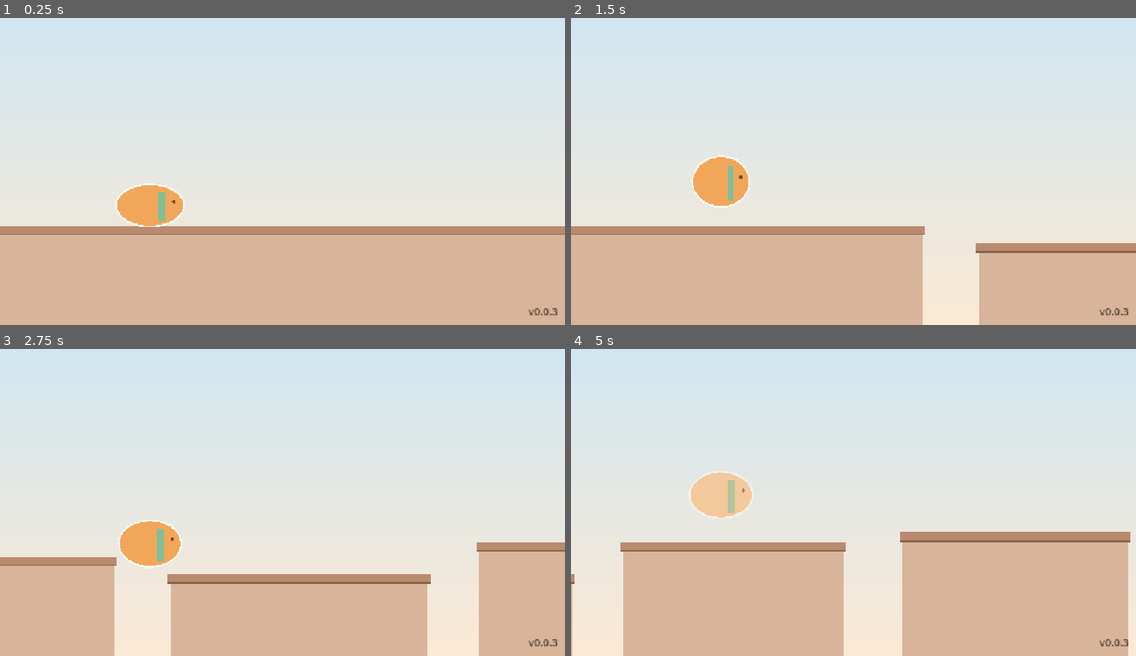
Above: before the commit, frames 1-4 (two rows, left to right).
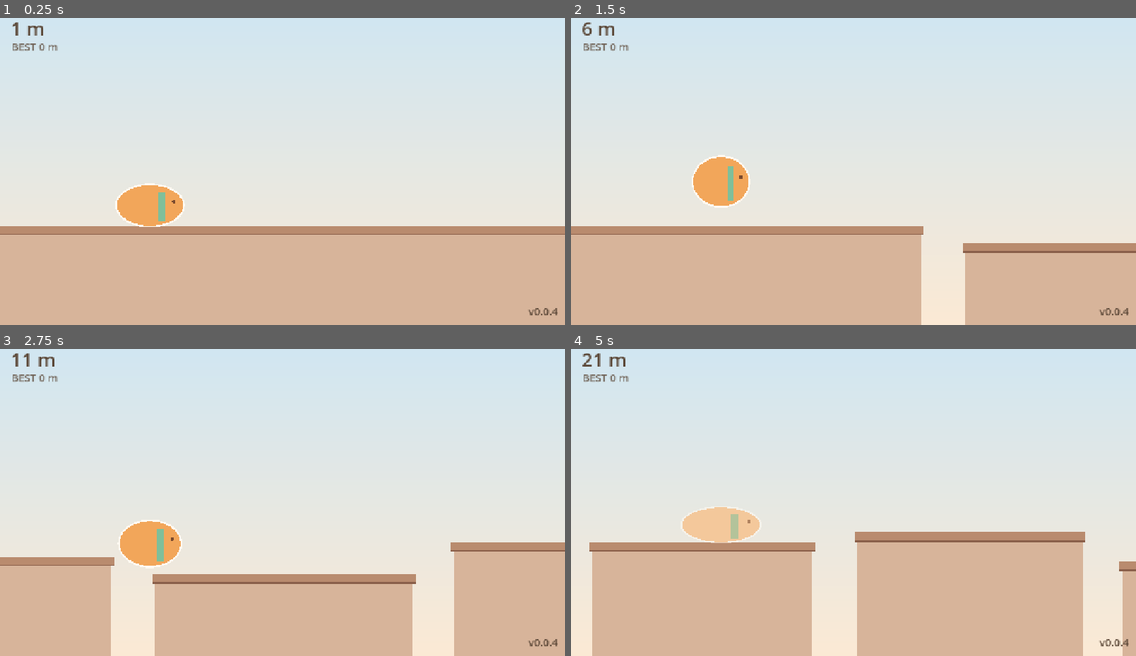
Above: after the commit, the same moments.

Repository: jaehyo-dev/rooftop-cat
Game: Godot game, scene res://scenes/main.tscn
The game is run twice, just before and just after one commit, with the same random seed, the same clock (stepped at 60 frames per second) and the same inputs.
Inputs (mouse positions are in pixels of both pictures, inside the frame that each line leads up to):
- Up to frame 1 (0.25 s): no input
- Up to frame 2 (1.5 s): move the mouse to (977, 150) at 0.52 s; click (977, 150) at 0.67 s; tap Space at 0.77 s; move the mouse to (740, 180) at 1.27 s; click (740, 180) at 1.42 s
- Up to frame 3 (2.75 s): tap Space at 1.52 s; move the mouse to (339, 428) at 2.02 s; click (339, 428) at 2.17 s
- Up to frame 4 (5 s): move the mouse to (825, 560) at 2.77 s; click (825, 560) at 2.92 s; tap Space at 3.02, 3.77, 4.52 s; move the mouse to (1023, 545) at 3.52 s; click (1023, 545) at 3.67 s; move the mouse to (684, 450) at 4.27 s; click (684, 450) at 4.42 s

The runs differ from the first frame. In frame 1, 0.2% of the frame differs, in the area x 2-99%, y 1-98%; in frame 2, 1.0%; in frame 3, 3.5%; in frame 4, 13%, in the area x 0-100%, y 1-100%.

Commit message:
v0.0.4: 떨어지면 게임 끝, 거리 점수, 최고 기록, 점점 빨라짐, 밸런스 봇
Co-Authored-By: Claude Opus 5.5 <noreply@anthropic.com>

Diff:
--- a/project.godot
+++ b/project.godot
@@ -7,7 +7,7 @@
 
 config/name="지붕 위의 고냥이"
 config/description="귀여운 고양이가 도시 옥상을 자동으로 달리며 누르는 시간만큼 점프하는 모바일 무한 달리기 게임"
-config/version="0.0.3"
+config/version="0.0.4"
 run/main_scene="res://scenes/main.tscn"
 config/features=PackedStringArray("4.7", "GL Compatibility")
 boot_splash/bg_color=Color(1, 0.965, 0.91, 1)
--- a/scenes/main.tscn
+++ b/scenes/main.tscn
@@ -31,3 +31,48 @@
 theme_override_colors/font_color = Color(0.353, 0.275, 0.212, 1)
 theme_override_font_sizes/font_size = 24
 horizontal_alignment = 2
+
+[node name="DistanceLabel" type="Label" parent="."]
+layout_mode = 0
+offset_left = 24.0
+offset_top = 16.0
+offset_right = 424.0
+offset_bottom = 72.0
+theme_override_colors/font_color = Color(0.353, 0.275, 0.212, 1)
+theme_override_font_sizes/font_size = 44
+text = "0 m"
+
+[node name="BestLabel" type="Label" parent="."]
+layout_mode = 0
+offset_left = 26.0
+offset_top = 72.0
+offset_right = 426.0
+offset_bottom = 104.0
+theme_override_colors/font_color = Color(0.353, 0.275, 0.212, 0.8)
+theme_override_font_sizes/font_size = 24
+text = "BEST 0 m"
+
+[node name="GameOver" type="ColorRect" parent="."]
+visible = false
+layout_mode = 1
+anchors_preset = 15
+anchor_right = 1.0
+anchor_bottom = 1.0
+grow_horizontal = 2
+grow_vertical = 2
+mouse_filter = 2
+color = Color(0.243, 0.169, 0.122, 0.45)
+
+[node name="Label" type="Label" parent="GameOver"]
+layout_mode = 1
+anchors_preset = 15
+anchor_right = 1.0
+anchor_bottom = 1.0
+grow_horizontal = 2
+grow_vertical = 2
+theme_override_colors/font_color = Color(1, 0.98, 0.95, 1)
+theme_override_colors/font_outline_color = Color(0.353, 0.275, 0.212, 1)
+theme_override_constants/outline_size = 10
+theme_override_font_sizes/font_size = 40
+horizontal_alignment = 1
+vertical_alignment = 1
--- a/scripts/balance.gd
+++ b/scripts/balance.gd
@@ -14,7 +14,15 @@
 const CAT_SCREEN_X := 340.0
 
 # --- 달리기 ---
-const RUN_SPEED := 430.0  # 초당 픽셀. 1단계는 일정 (빨라지는 건 2단계)
+const RUN_SPEED := 430.0  # 처음 속도 (초당 픽셀)
+## 시간이 갈수록 빨라짐: 속도 = RUN_SPEED + SPEED_GAIN x 지난 시간(초), 최대 SPEED_MAX
+const SPEED_GAIN := 1.5
+const SPEED_MAX := 950.0
+
+# --- 점수 ---
+const PX_PER_METER := 100.0  # 거리 점수: 100픽셀 = 1미터
+## 게임 끝 뒤 이 시간이 지나야 다시 시작 (떨어지며 누르던 손가락으로 바로 다시 시작되지 않게)
+const RESTART_DELAY := 0.8
 
 # --- 점프: 누르는 시간만큼 높이 ---
 ## 누르고 있는 동안(최대 JUMP_MAX_HOLD) 같은 속도로 올라가고, 떼면 중력으로 떨어진다.
@@ -36,12 +44,14 @@
 const ROOF_TOP_STEP := 110.0       # 옆 옥상과의 높이 차 최대
 const ROOF_GAP_MIN := 70.0
 ## 최대 점프로 닿을 수 있는 거리에 곱하는 여유. 1보다 작을수록 쉬움
+## 처음 속도에서는 ROOF_GAP_SAFETY_START, 최대 속도로 갈수록 ROOF_GAP_SAFETY까지 넓어진다 (처음은 쉽게)
+const ROOF_GAP_SAFETY_START := 0.5
 const ROOF_GAP_SAFETY := 0.8
 ## 옥상을 미리 만들어 두는 거리 (고양이 앞쪽)
 const ROOF_LOOKAHEAD := 2200.0
 
-# --- 떨어짐 (1단계: 다음 옥상에서 다시 시작. 게임 끝은 2단계) ---
-const FALL_LIMIT := -160.0  # 이 높이보다 아래로 떨어지면 떨어진 것으로 본다
+# --- 떨어짐 → 게임 끝 ---
+const FALL_LIMIT := -160.0  # 이 높이(화면 아래 밖)보다 아래로 떨어지면 게임 끝
 
 # --- 부딪힘 → 투명화 ---
 ## 높은 옥상 벽에 부딪히면 이 시간 동안 깜빡이며 투명해지고, 벽을 통과해 그 옥상 위로 떠오른다
--- /dev/null
+++ b/scripts/logic/best_record.gd
@@ -0,0 +1,31 @@
+class_name BestRecord
+## 최고 기록(거리, 미터)을 기기에 저장하고 불러온다.
+## 웹에서는 user://가 브라우저 저장소(IndexedDB)에 저장된다.
+## 저장 파일이 없거나 깨졌으면 0으로 본다.
+
+const DEFAULT_PATH := "user://save.cfg"
+## 저장 형식 번호. 나중에 저장 내용이 바뀌면 올려서 이전 파일을 옮겨 읽는다
+const SAVE_VERSION := 1
+
+
+static func load_best(path: String = DEFAULT_PATH) -> int:
+	var file := ConfigFile.new()
+	if file.load(path) != OK:
+		return 0
+	var value: Variant = file.get_value("record", "best_distance", 0)
+	if typeof(value) != TYPE_INT or value < 0:
+		return 0
+	return value
+
+
+## 이번 기록이 최고 기록보다 높으면 저장한다. 새 최고 기록이면 true
+static func submit(meters: int, path: String = DEFAULT_PATH) -> bool:
+	if meters <= load_best(path):
+		return false
+	var file := ConfigFile.new()
+	file.load(path)  # 다른 값이 생겨도 지우지 않게 있던 내용을 먼저 읽는다 (없으면 빈 파일)
+	file.set_value("save", "version", SAVE_VERSION)
+	file.set_value("record", "best_distance", meters)
+	if file.save(path) != OK:
+		push_warning("최고 기록을 저장하지 못했습니다: " + path)
+	return true
--- a/scripts/logic/roof_generator.gd
+++ b/scripts/logic/roof_generator.gd
@@ -34,4 +34,10 @@
 
 ## 높이 차 rise일 때 허용하는 최대 간격 (최대 점프 거리 x 여유, 최소 간격보다 작아지지 않음)
 static func max_gap(speed: float, rise: float) -> float:
-	return maxf(Balance.ROOF_GAP_MIN, JumpModel.max_reach(speed, rise) * Balance.ROOF_GAP_SAFETY)
+	return maxf(Balance.ROOF_GAP_MIN, JumpModel.max_reach(speed, rise) * gap_safety(speed))
+
+
+## 속도에 따른 간격 여유: 처음 속도에서 ROOF_GAP_SAFETY_START, 최대 속도에서 ROOF_GAP_SAFETY
+static func gap_safety(speed: float) -> float:
+	var t := inverse_lerp(Balance.RUN_SPEED, Balance.SPEED_MAX, speed)
+	return lerpf(Balance.ROOF_GAP_SAFETY_START, Balance.ROOF_GAP_SAFETY, clampf(t, 0.0, 1.0))
--- a/scripts/logic/runner_sim.gd
+++ b/scripts/logic/runner_sim.gd
@@ -1,6 +1,6 @@
 class_name RunnerSim
 extends RefCounted
-## 자동 달리기 + 누르는 만큼 점프 + 옥상 생성 (화면과 분리된 로직).
+## 자동 달리기(점점 빨라짐) + 누르는 만큼 점프 + 옥상 생성 + 떨어지면 게임 끝 (화면과 분리된 로직).
 ## step(dt, pressed)를 고정 시간 간격으로 부른다. 같은 시드·같은 입력이면 결과가 항상 같다.
 ##
 ## 좌표: x는 고양이 몸 가운데의 가로 위치(앞으로 갈수록 커짐), y는 고양이 발끝 높이(위로 커짐).
@@ -14,7 +14,7 @@
 ## 이번 step에서 일어난 일 (화면 연출용). step마다 지워진다.
 var jumped := false
 var landed := false
-var fell := false
+var fell := false             # 떨어져서 이번 step에 게임이 끝남
 var ghosted := false  # 벽에 부딪혀 투명화가 시작됨
 
 var x := 0.0
@@ -22,6 +22,12 @@
 var vy := 0.0
 var on_ground := true
 var speed := Balance.RUN_SPEED
+## false면 속도가 그대로 (속도별 테스트용)
+var accelerate := true
+## 떨어져서 게임이 끝났는지. 끝나면 step은 아무것도 하지 않는다
+var game_over := false
+## 달린 시간 (초)
+var elapsed := 0.0
 var roofs: Array[Dictionary] = []
 ## 투명화 남은 시간 (0이면 보통 상태)
 var ghost_time := 0.0
@@ -29,6 +35,8 @@
 var time_since_land := 99.0
 
 var _generator: RoofGenerator
+var _start_speed := Balance.RUN_SPEED
+var _start_x := 0.0
 var _ground_roof := {}      # 지금 서 있는 옥상
 var _ghost_roof := {}       # 투명화로 통과해 올라설 옥상 (부딪힌 벽의 옥상)
 var _was_pressed := false
@@ -42,10 +50,12 @@
 ## start_speed: 처음 달리는 속도. 앞쪽 옥상 간격을 이 속도에 맞춰 바로 만들기 때문에 생성할 때 정한다
 func _init(seed_value: int, start_speed: float = Balance.RUN_SPEED) -> void:
 	speed = start_speed
+	_start_speed = start_speed
 	_generator = RoofGenerator.new(seed_value)
 	roofs.append(RoofGenerator.first_roof(-400.0))
 	_ground_roof = roofs[0]
 	y = roofs[0].top
+	_start_x = x
 	_fill_roofs()
 
 
@@ -55,6 +65,11 @@
 	landed = false
 	fell = false
 	ghosted = false
+	if game_over:
+		return
+	elapsed += dt
+	if accelerate:
+		speed = SpeedCurve.speed_at(elapsed, _start_speed)
 	ghost_time = maxf(0.0, ghost_time - dt)
 	var press_started := pressed and not _was_pressed
 	_was_pressed = pressed
@@ -99,7 +114,7 @@
 
 	if y < Balance.FALL_LIMIT:
 		fell = true
-		_respawn()
+		game_over = true
 
 
 ## 가로 위치 at_x 아래에 있는 옥상. 없으면 빈 Dictionary
@@ -108,6 +123,11 @@
 		if at_x >= roof.left and at_x <= roof.right:
 			return roof
 	return {}
+
+
+## 거리 점수 (미터, 소수점 버림): 시작 위치에서 앞으로 간 거리
+func distance() -> int:
+	return int(maxf(0.0, x - _start_x) / Balance.PX_PER_METER)
 
 
 ## 몸 앞쪽 끝의 가로 위치
@@ -189,25 +209,6 @@
 	time_since_land = 0.0
 
 
-## 1단계 임시 처리: 떨어지면 앞쪽 옥상 위에서 다시 달린다 (2단계에서 게임 끝으로 바뀜)
-func _respawn() -> void:
-	for roof in roofs:
-		if roof.right > x + 200.0:
-			x = maxf(x, roof.left + 80.0)
-			y = roof.top
-			_ground_roof = roof
-			break
-	vy = 0.0
-	on_ground = true
-	_holding = false
-	_coyote = 0.0
-	_buffer = 0.0
-	ghost_time = 0.0
-	_jumped = false
-	time_since_land = 99.0
-	_fill_roofs()
-
-
 ## 고양이 앞쪽까지 옥상을 만들고, 지나간 옥상은 지운다
 func _fill_roofs() -> void:
 	while roofs[-1].right < x + Balance.ROOF_LOOKAHEAD:
--- /dev/null
+++ b/scripts/logic/speed_curve.gd
@@ -0,0 +1,7 @@
+class_name SpeedCurve
+## 시간이 갈수록 빨라지는 달리기 속도 (화면과 분리된 순수 계산).
+
+
+## 달리기 시작하고 elapsed초 뒤의 속도. 일정하게 빨라지다가 SPEED_MAX에서 멈춘다
+static func speed_at(elapsed: float, start_speed: float = Balance.RUN_SPEED) -> float:
+	return minf(Balance.SPEED_MAX, start_speed + Balance.SPEED_GAIN * maxf(elapsed, 0.0))
--- a/scripts/main.gd
+++ b/scripts/main.gd
@@ -1,7 +1,37 @@
 extends Control
-## 시작 화면: 게임 화면(World)과 버전 표시.
+## 시작 화면: 게임 화면(World), 거리·최고 기록 표시, 게임 끝 화면, 버전 표시.
+## 글자는 영어·숫자만 쓴다: 웹에서는 기본 글꼴에 한글이 없다 (한글 글꼴은 그림 작업 때 함께 고른다).
+
+## 최고 기록 저장 위치 (테스트에서 바꿔 실제 기록을 건드리지 않는다)
+var record_path := BestRecord.DEFAULT_PATH
+
+var _best := 0
+
+@onready var _world: Node2D = $World
 
 
 func _ready() -> void:
 	# 버전은 project.godot 한 곳에서 읽는다.
 	$VersionLabel.text = "v" + str(ProjectSettings.get_setting("application/config/version"))
+	_best = BestRecord.load_best(record_path)
+	_world.game_over.connect(_on_game_over)
+	_world.restarted.connect(_on_restarted)
+	_on_restarted()
+
+
+func _process(_delta: float) -> void:
+	$DistanceLabel.text = "%d m" % _world.sim.distance()
+
+
+func _on_game_over(meters: int) -> void:
+	var new_best := BestRecord.submit(meters, record_path)
+	_best = maxi(_best, meters)
+	$GameOver/Label.text = "GAME OVER\n\n%d m\n%s\n\nTAP TO RUN AGAIN" % [
+		meters, "NEW BEST!" if new_best else "BEST %d m" % _best]
+	$GameOver.visible = true
+	$BestLabel.text = "BEST %d m" % _best
+
+
+func _on_restarted() -> void:
+	$GameOver.visible = false
+	$BestLabel.text = "BEST %d m" % _best
--- a/scripts/world_view.gd
+++ b/scripts/world_view.gd
@@ -2,6 +2,12 @@
 ## 게임 화면: 입력을 모아 RunnerSim을 고정 간격으로 진행시키고, 옥상과 임시 고양이(타원)를 그린다.
 ## 임시 그림은 3단계에서 진짜 그림으로 바뀐다. 충돌 판정은 로직(RunnerSim)이 Balance.CAT_BODY_SIZE·CAT_FOOT_HALF로 하고,
 ## 여기서는 같은 크기로 그리기만 한다.
+## 떨어지면 game_over를 알리고, 잠시(Balance.RESTART_DELAY) 뒤 새로 누르면 새 판을 시작한다.
+
+## 떨어져서 게임이 끝남 (meters = 이번 거리 점수)
+signal game_over(meters: int)
+## 새 판을 시작함
+signal restarted
 
 ## 로직을 진행시키는 고정 간격 (화면 주사율과 상관없이 같은 손맛)
 const STEP := 1.0 / 120.0
@@ -20,14 +26,38 @@
 var sim := RunnerSim.new(randi())
 var _touches := {}
 var _accumulator := 0.0
+var _over_time := 0.0        # 게임 끝 뒤 지난 시간
+var _was_pressed := false
+var _wait_release := false  # 다시 시작한 손가락을 뗄 때까지 점프로 치지 않음
 
 
 func _process(delta: float) -> void:
+	var pressed := is_pressed()
+	var press_started := pressed and not _was_pressed
+	_was_pressed = pressed
+	if sim.game_over:
+		_over_time += delta
+		if press_started and _over_time >= Balance.RESTART_DELAY:
+			restart()
+		return
+	_wait_release = _wait_release and pressed
 	_accumulator = minf(_accumulator + delta, STEP * MAX_STEPS_PER_FRAME)
-	var pressed := is_pressed()
 	while _accumulator >= STEP:
-		sim.step(STEP, pressed)
+		sim.step(STEP, pressed and not _wait_release)
 		_accumulator -= STEP
+		if sim.game_over:
+			_over_time = 0.0
+			game_over.emit(sim.distance())
+			break
+	queue_redraw()
+
+
+## 새 판: 새 옥상(새 시드)에서 처음 속도로 다시 달린다
+func restart() -> void:
+	sim = RunnerSim.new(randi())
+	_accumulator = 0.0
+	_wait_release = true
+	restarted.emit()
 	queue_redraw()
 
 
--- /dev/null
+++ b/tests/balance_bot.gd
@@ -0,0 +1,54 @@
+extends RefCounted
+## 밸런스 봇: 사람처럼 타이밍이 조금씩 어긋나게 점프하며 한 판을 끝까지 플레이하고, 버틴 시간을 잰다.
+##
+## 봇이 노리는 점프: 옥상에 내려설 때마다 "다음 옥상까지 최대로 눌러 닿을 수 있는 구간"의 가운데에서 누르려 한다.
+## 실력(skill)은 두 가지 실수로 나타낸다 (시드로 고정된 무작위 값):
+## - timing: 누르는 순간이 어긋나는 정도 (초, 표준편차). 빠를수록 같은 시간 실수가 더 먼 거리가 된다
+## - short_hold: 손을 일찍 떼는 정도 (최대로 누를 시간에 대한 비율, 표준편차)
+## shortcut: 사람의 반응 속도·피로는 흉내 내지 않음. 실제 플레이 기록이 생기면 그 값으로 실력 수치를 맞춘다
+
+const DT := 1.0 / 120.0
+
+## 실력별 실수 크기. 초보 = 처음 해 보는 사람, 익숙함 = 몇 판 해 본 사람, 숙련 = 많이 해 본 사람
+const SKILLS := {
+	"초보": {"timing": 0.085, "short_hold": 0.35},
+	"익숙함": {"timing": 0.05, "short_hold": 0.2},
+	"숙련": {"timing": 0.035, "short_hold": 0.12},
+}
+
+
+## seed_value로 정해진 옥상에서 한 판 플레이하고 버틴 시간(초)을 돌려준다. max_time초를 버티면 max_time
+static func play(skill: Dictionary, seed_value: int, max_time: float) -> float:
+	var sim := RunnerSim.new(seed_value)
+	var rng := RandomNumberGenerator.new()
+	rng.seed = seed_value * 7919 + 13
+	var planned_roof := {}   # 점프를 계획한 옥상 (내려설 때마다 새로 계획)
+	var press_x := INF       # 이 위치에 오면 누른다
+	var hold := 0.0          # 누를 시간
+	var hold_left := 0.0
+	while not sim.game_over and sim.elapsed < max_time:
+		var ground: Dictionary = sim.get("_ground_roof")
+		if sim.on_ground and not is_same(ground, planned_roof):
+			planned_roof = ground
+			press_x = _ideal_press_x(sim) + rng.randfn(0.0, skill.timing) * sim.speed
+			hold = JumpModel.max_hold_time() * clampf(1.0 - absf(rng.randfn(0.0, skill.short_hold)), 0.0, 1.0)
+		if sim.x >= press_x:
+			press_x = INF
+			hold_left = hold + DT  # 누르는 첫 step은 점프 시작이라 한 칸 더 누른다
+		sim.step(DT, hold_left > 0.0)
+		hold_left -= DT
+	return minf(sim.elapsed, max_time)
+
+
+## 최대로 눌러 다음 옥상에 내려앉을 수 있는 누름 위치 구간의 가운데
+static func _ideal_press_x(sim: RunnerSim) -> float:
+	var here := sim.roofs.find(sim.get("_ground_roof"))
+	if here < 0 or here + 1 >= sim.roofs.size():
+		return INF
+	var roof: Dictionary = sim.roofs[here]
+	var next: Dictionary = sim.roofs[here + 1]
+	# 지금 속도로 계산 (점프하는 동안 빨라지는 건 아주 조금이라 무시)
+	var reach := sim.speed * JumpModel.max_air_time(next.top - roof.top)
+	var earliest: float = next.left - Balance.CAT_FOOT_HALF - reach + 10.0  # 이보다 일찍 누르면 앞발이 못 걸침
+	var latest: float = roof.right + Balance.CAT_FOOT_HALF - 10.0          # 이보다 늦으면 발밑이 빔
+	return (earliest + latest) * 0.5
--- /dev/null
+++ b/tests/test_balance.gd
@@ -0,0 +1,34 @@
+extends TestCase
+## 밸런스 봇으로 실력별 한 판 길이를 잰다 (GAME_SPEC: 처음 1~2분, 익숙해지면 5분 이상).
+## 봇과 실력 수치는 tests/balance_bot.gd. 시드를 고정해 결과가 항상 같다.
+
+const BalanceBot := preload("res://tests/balance_bot.gd")
+const SEEDS := 30
+const MAX_TIME := 900.0  # 15분 버티면 그만 잰다
+
+
+func test_실력별_한_판_길이() -> void:
+	var medians := {}
+	for skill_name in BalanceBot.SKILLS:
+		var times: Array[float] = []
+		for seed_value in SEEDS:
+			times.append(BalanceBot.play(BalanceBot.SKILLS[skill_name], seed_value + 1, MAX_TIME))
+		times.sort()
+		medians[skill_name] = times[SEEDS / 2]
+		print("    밸런스 봇 %s: 가운데값 %.0f초 (하위 25%% %.0f초, 상위 25%% %.0f초)" % [
+			skill_name, times[SEEDS / 2], times[SEEDS / 4], times[SEEDS * 3 / 4]])
+	assert_true(medians["초보"] >= 40.0 and medians["초보"] <= 150.0, "초보는 1분 안팎 (%.0f초)" % medians["초보"])
+	assert_true(medians["익숙함"] >= 300.0, "익숙해지면 5분 이상 (%.0f초)" % medians["익숙함"])
+	assert_true(medians["숙련"] >= medians["익숙함"], "잘할수록 오래 버팀")
+
+
+func test_같은_시드면_같은_결과() -> void:
+	var skill: Dictionary = BalanceBot.SKILLS["익숙함"]
+	assert_eq(BalanceBot.play(skill, 5, 120.0), BalanceBot.play(skill, 5, 120.0))
+
+
+func test_실수하지_않는_봇은_최대_속도까지_버틴다() -> void:
+	# 옥상이 실제로 넘을 수 있게 만들어지는지: 실수 없는 봇은 최대 속도에 닿은 뒤에도 떨어지지 않는다
+	var reach_max := (Balance.SPEED_MAX - Balance.RUN_SPEED) / Balance.SPEED_GAIN + 60.0
+	for seed_value in 3:
+		assert_eq(BalanceBot.play({"timing": 0.0, "short_hold": 0.0}, seed_value + 1, reach_max), reach_max, "시드 %d" % (seed_value + 1))
--- a/tests/test_main_scene.gd
+++ b/tests/test_main_scene.gd
@@ -24,3 +24,61 @@
 	assert_false(world.is_pressed(), "뗌")
 	assert_true(world.sim.x > start_x, "앞으로 달림")
 	main.queue_free()
+
+
+func test_떨어지면_게임_끝_화면과_최고_기록_그리고_다시_시작() -> void:
+	const PATH := "user://test_main_best.cfg"
+	DirAccess.remove_absolute(PATH)
+	var main: Control = load("res://scenes/main.tscn").instantiate()
+	main.record_path = PATH
+	add_child(main)
+	var world: Node2D = main.get_node("World")
+	await wait_frames(3)
+	assert_false(main.get_node("GameOver").visible, "처음엔 게임 끝 화면 없음")
+	assert_eq(main.get_node("BestLabel").text, "BEST 0 m")
+
+	# 앞으로 조금 간 뒤 화면 아래로 떨어뜨린다
+	world.sim.x += Balance.PX_PER_METER * 42.0
+	world.sim.on_ground = false
+	world.sim.y = Balance.FALL_LIMIT + 1.0
+	world.sim.vy = -1000.0
+	await wait_frames(3)
+	assert_true(world.sim.game_over, "게임 끝")
+	var meters: int = world.sim.distance()
+	assert_true(meters >= 42, "거리 점수 %d m" % meters)
+	assert_true(main.get_node("GameOver").visible, "게임 끝 화면")
+	assert_true(main.get_node("GameOver/Label").text.contains("%d m" % meters), "이번 거리")
+	assert_true(main.get_node("GameOver/Label").text.contains("NEW BEST"), "첫 기록은 최고 기록")
+	assert_eq(BestRecord.load_best(PATH), meters, "최고 기록 저장")
+	assert_eq(main.get_node("BestLabel").text, "BEST %d m" % meters)
+
+	# 바로 누르면 다시 시작하지 않는다 (떨어지며 누르던 손가락)
+	_touch(true)
+	await wait_frames(2)
+	_touch(false)
+	await wait_frames(2)
+	assert_true(world.sim.game_over, "기다리는 시간 전에는 다시 시작 안 함")
+
+	# 기다린 뒤 누르면 새 판, 누른 손가락으로 점프하지 않음
+	await get_tree().create_timer(Balance.RESTART_DELAY + 0.1).timeout
+	_touch(true)
+	await wait_frames(3)
+	assert_false(world.sim.game_over, "새 판 시작")
+	assert_false(main.get_node("GameOver").visible, "게임 끝 화면 닫힘")
+	assert_true(world.sim.on_ground, "다시 시작한 누름으로는 점프하지 않음")
+	assert_eq(world.sim.distance(), 0, "거리는 0부터")
+	assert_eq(main.get_node("BestLabel").text, "BEST %d m" % meters, "최고 기록은 그대로 보임")
+	_touch(false)
+	await wait_frames(2)
+	_touch(true)
+	await wait_frames(3)
+	assert_false(world.sim.on_ground, "손을 뗐다가 다시 누르면 점프")
+	_touch(false)
+	main.queue_free()
+	DirAccess.remove_absolute(PATH)
+
+
+func _touch(pressed: bool) -> void:
+	var touch := InputEventScreenTouch.new()
+	touch.pressed = pressed
+	Input.parse_input_event(touch)
--- a/tests/test_roofs.gd
+++ b/tests/test_roofs.gd
@@ -20,7 +20,7 @@
 				var rise: float = roof.top - prev.top
 				var where := "속도 %d, 시드 %d, %d번째" % [speed, seed_value, i]
 				assert_true(gap >= Balance.ROOF_GAP_MIN, where + " 최소 간격")
-				assert_true(gap <= JumpModel.max_reach(speed, rise) * Balance.ROOF_GAP_SAFETY + 0.001, where + " 최대 점프로 닿음")
+				assert_true(gap <= JumpModel.max_reach(speed, rise) * RoofGenerator.gap_safety(speed) + 0.001, where + " 최대 점프로 닿음 (속도별 여유)")
 				assert_true(absf(rise) <= Balance.ROOF_TOP_STEP + 0.001, where + " 높이 차")
 				assert_true(roof.top >= Balance.ROOF_TOP_MIN and roof.top <= Balance.ROOF_TOP_MAX, where + " 높이")
 				var width: float = roof.right - roof.left
@@ -30,16 +30,25 @@
 					return
 
 
+func test_간격_여유는_처음엔_좁고_빨라질수록_넓어진다() -> void:
+	assert_eq(RoofGenerator.gap_safety(Balance.RUN_SPEED), Balance.ROOF_GAP_SAFETY_START, "처음 속도")
+	assert_eq(RoofGenerator.gap_safety(Balance.SPEED_MAX), Balance.ROOF_GAP_SAFETY, "최대 속도")
+	assert_eq(RoofGenerator.gap_safety(Balance.SPEED_MAX + 500.0), Balance.ROOF_GAP_SAFETY, "최대 속도보다 빨라도 그대로")
+	var middle := RoofGenerator.gap_safety((Balance.RUN_SPEED + Balance.SPEED_MAX) * 0.5)
+	assert_true(middle > Balance.ROOF_GAP_SAFETY_START and middle < Balance.ROOF_GAP_SAFETY, "가운데 속도는 그 사이")
+
+
 func test_가장_높이_올라가는_간격도_최소_간격보다_넓게_닿음() -> void:
 	# 최대 거리 x 여유가 최소 간격보다 작으면 max_gap이 최소 간격으로 올려져 못 넘는 간격이 생길 수 있다
 	for speed in SPEEDS:
-		assert_true(JumpModel.max_reach(speed, Balance.ROOF_TOP_STEP) * Balance.ROOF_GAP_SAFETY > Balance.ROOF_GAP_MIN, "속도 %d" % speed)
+		assert_true(JumpModel.max_reach(speed, Balance.ROOF_TOP_STEP) * RoofGenerator.gap_safety(speed) > Balance.ROOF_GAP_MIN, "속도 %d" % speed)
 
 
 func test_잘하는_플레이어면_속도별로_한_번도_안_떨어짐() -> void:
 	# 최대로 눌러 다음 옥상 앞쪽에 내려앉는 지점에서 뛰는 봇으로 실제 물리 진행을 60초씩 돌린다
 	for speed in SPEEDS:
 		var sim := RunnerSim.new(7, speed)
+		sim.accelerate = false
 		var falls := 0
 		var hold_left := 0.0
 		for i in 120 * 60:
--- a/tests/test_runner.gd
+++ b/tests/test_runner.gd
@@ -1,16 +1,28 @@
 extends TestCase
-## 자동 달리기, 착지, 벽, 떨어짐, 입력 여유(버퍼·코요테), 늘어남·납작해짐.
+## 자동 달리기, 착지, 벽, 떨어짐(게임 끝), 거리 점수, 빨라짐, 입력 여유(버퍼·코요테), 늘어남·납작해짐.
 
 const DT := 1.0 / 120.0
 
 
-func test_누르지_않아도_일정한_속도로_달린다() -> void:
+func test_누르지_않아도_달리고_시간이_갈수록_빨라진다() -> void:
 	var sim := RunnerSim.new(1)
 	var start := sim.x
 	for i in 120:
 		sim.step(DT, false)
+	# 첫 1초: 처음 속도에서 SPEED_GAIN만큼 빨라지며 달린 거리 (등가속도: 평균 속도 x 1초)
+	var expected := Balance.RUN_SPEED + Balance.SPEED_GAIN * 0.5
+	assert_true(absf(sim.x - start - expected) < 0.5, "1초에 %.1f만큼 (실제 %.1f)" % [expected, sim.x - start])
+	assert_true(absf(sim.speed - SpeedCurve.speed_at(1.0)) < 0.001, "지금 속도는 속도 곡선을 따름")
+	assert_true(sim.on_ground)
+
+
+func test_속도_고정이면_일정한_속도로_달린다() -> void:
+	var sim := RunnerSim.new(1)
+	sim.accelerate = false
+	var start := sim.x
+	for i in 120:
+		sim.step(DT, false)
 	assert_true(absf(sim.x - start - Balance.RUN_SPEED) < 0.01, "1초에 RUN_SPEED만큼")
-	assert_true(sim.on_ground)
 
 
 func test_점프하면_다시_옥상에_착지() -> void:
@@ -38,17 +50,35 @@
 	assert_eq(jumps, 1)
 
 
-func test_옥상_끝을_지나면_떨어지고_앞_옥상에서_다시_달린다() -> void:
-	var sim := RunnerSim.new(1)
-	var fell := false
+func test_옥상_끝을_지나_떨어지면_게임_끝() -> void:
+	var sim := RunnerSim.new(1)
+	var falls := 0
 	for i in 120 * 10:
 		sim.step(DT, false)
 		if sim.fell:
-			fell = true
-			break
-	assert_true(fell, "안 뛰면 떨어짐")
-	assert_true(sim.on_ground, "다시 옥상 위")
-	assert_false(sim.roof_at(sim.x).is_empty(), "옥상 위에 있음")
+			falls += 1
+	assert_eq(falls, 1, "안 뛰면 떨어지고, 떨어짐 신호는 한 번만")
+	assert_true(sim.game_over, "게임 끝")
+	assert_true(sim.y < Balance.FALL_LIMIT, "화면 아래로 떨어진 뒤에 끝남")
+	# 게임이 끝나면 더 진행하지 않는다 (거리·시간이 그대로)
+	var x := sim.x
+	var meters := sim.distance()
+	var elapsed := sim.elapsed
+	for i in 120:
+		sim.step(DT, true)
+	assert_eq(sim.x, x)
+	assert_eq(sim.distance(), meters)
+	assert_eq(sim.elapsed, elapsed)
+	assert_false(sim.jumped, "끝난 뒤 눌러도 점프하지 않음")
+
+
+func test_거리_점수는_앞으로_간_거리를_미터로_버림() -> void:
+	var sim := RunnerSim.new(1)
+	assert_eq(sim.distance(), 0, "시작은 0 m")
+	sim.x += Balance.PX_PER_METER * 12.0 - 0.01
+	assert_eq(sim.distance(), 11, "12 m에 조금 못 미치면 11 m")
+	sim.x += 0.01
+	assert_eq(sim.distance(), 12)
 
 
 func test_공중에서_벽에_부딪히면_투명해져_통과하고_옥상_위로_올라선다() -> void:
@@ -176,6 +206,7 @@
 ## 정해 둔 옥상만 있는 시뮬레이션 (새 옥상이 생기지 않게 마지막 옥상을 아주 길게 둔다)
 func _custom_roofs(list: Array) -> RunnerSim:
 	var sim := RunnerSim.new(1)
+	sim.accelerate = false  # 직접 만든 옥상은 속도 고정으로 확인한다
 	sim.roofs.clear()
 	for roof in list:
 		sim.roofs.append(roof)
--- /dev/null
+++ b/tests/test_score.gd
@@ -0,0 +1,49 @@
+extends TestCase
+## 속도 곡선, 최고 기록 저장·불러오기.
+
+const PATH := "user://test_best_record.cfg"
+
+
+func test_속도는_시간에_따라_일정하게_빨라지다가_최대에서_멈춘다() -> void:
+	assert_eq(SpeedCurve.speed_at(0.0), Balance.RUN_SPEED, "처음 속도")
+	assert_eq(SpeedCurve.speed_at(-5.0), Balance.RUN_SPEED, "음수 시간은 0초로")
+	assert_true(absf(SpeedCurve.speed_at(60.0) - (Balance.RUN_SPEED + Balance.SPEED_GAIN * 60.0)) < 0.001, "1분 뒤")
+	assert_eq(SpeedCurve.speed_at(100000.0), Balance.SPEED_MAX, "최대 속도에서 멈춤")
+	var prev := 0.0
+	for t in range(0, 600, 5):
+		var v := SpeedCurve.speed_at(float(t))
+		assert_true(v >= prev, "%d초: 느려지지 않음" % t)
+		prev = v
+
+
+func test_옥상_생성_테스트가_최대_속도까지_덮는다() -> void:
+	# 옥상 생성 테스트의 속도 목록이 최대 속도까지 덮는지 (그 테스트가 간격·너비를 확인한다)
+	assert_true(Balance.SPEED_MAX <= 1000.0, "test_roofs.gd SPEEDS의 최댓값 이하")
+
+
+func test_기록이_없으면_0() -> void:
+	DirAccess.remove_absolute(PATH)
+	assert_eq(BestRecord.load_best(PATH), 0)
+
+
+func test_더_높은_기록만_저장하고_다시_불러온다() -> void:
+	DirAccess.remove_absolute(PATH)
+	assert_true(BestRecord.submit(120, PATH), "첫 기록은 최고 기록")
+	assert_eq(BestRecord.load_best(PATH), 120)
+	assert_false(BestRecord.submit(80, PATH), "낮은 기록은 최고 기록이 아님")
+	assert_false(BestRecord.submit(120, PATH), "같은 기록도 최고 기록이 아님")
+	assert_eq(BestRecord.load_best(PATH), 120, "낮은 기록으로 덮어쓰지 않음")
+	assert_true(BestRecord.submit(300, PATH))
+	assert_eq(BestRecord.load_best(PATH), 300)
+	DirAccess.remove_absolute(PATH)
+
+
+func test_깨진_저장_파일이면_0으로_보고_새_기록을_저장한다() -> void:
+	for content in ["이건 설정 파일이 아님 [[[", "[record]\nbest_distance=\"많이\"\n", "[record]\nbest_distance=-5\n"]:
+		var file := FileAccess.open(PATH, FileAccess.WRITE)
+		file.store_string(content)
+		file.close()
+		assert_eq(BestRecord.load_best(PATH), 0, content)
+	assert_true(BestRecord.submit(10, PATH))
+	assert_eq(BestRecord.load_best(PATH), 10)
+	DirAccess.remove_absolute(PATH)
Not shown, added: scripts/logic/best_record.gd.uid
Not shown, added: scripts/logic/speed_curve.gd.uid
Not shown, added: tests/balance_bot.gd.uid
Not shown, added: tests/test_balance.gd.uid
Not shown, added: tests/test_score.gd.uid
Not shown, changed: CHANGELOG.md
